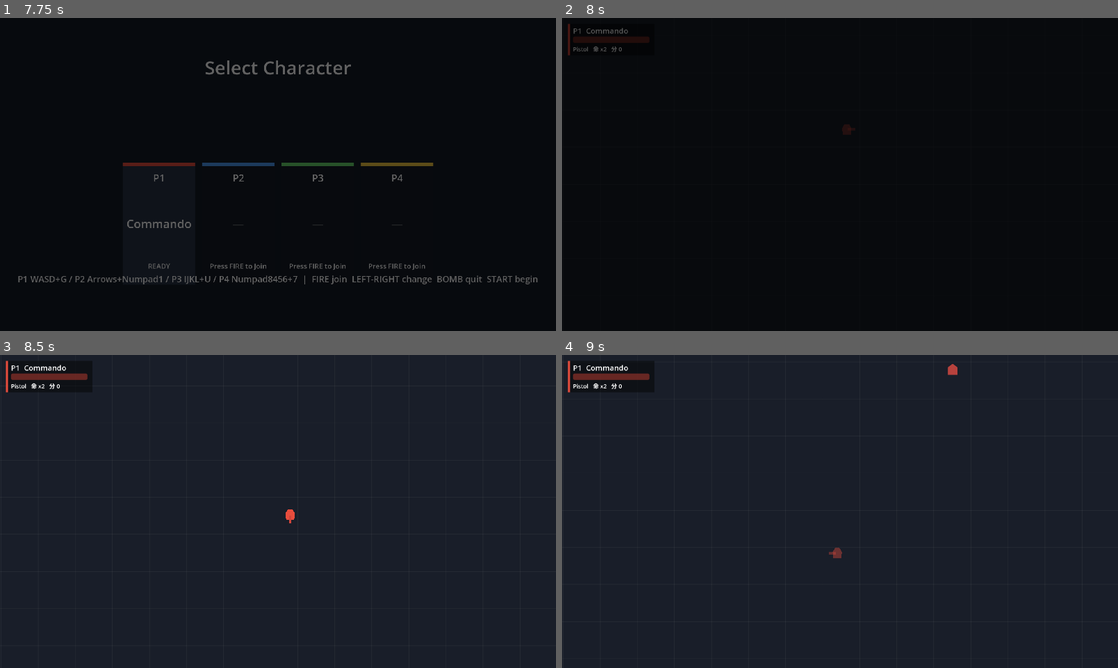
Above: before the commit, frames 1-4 (two rows, left to right).
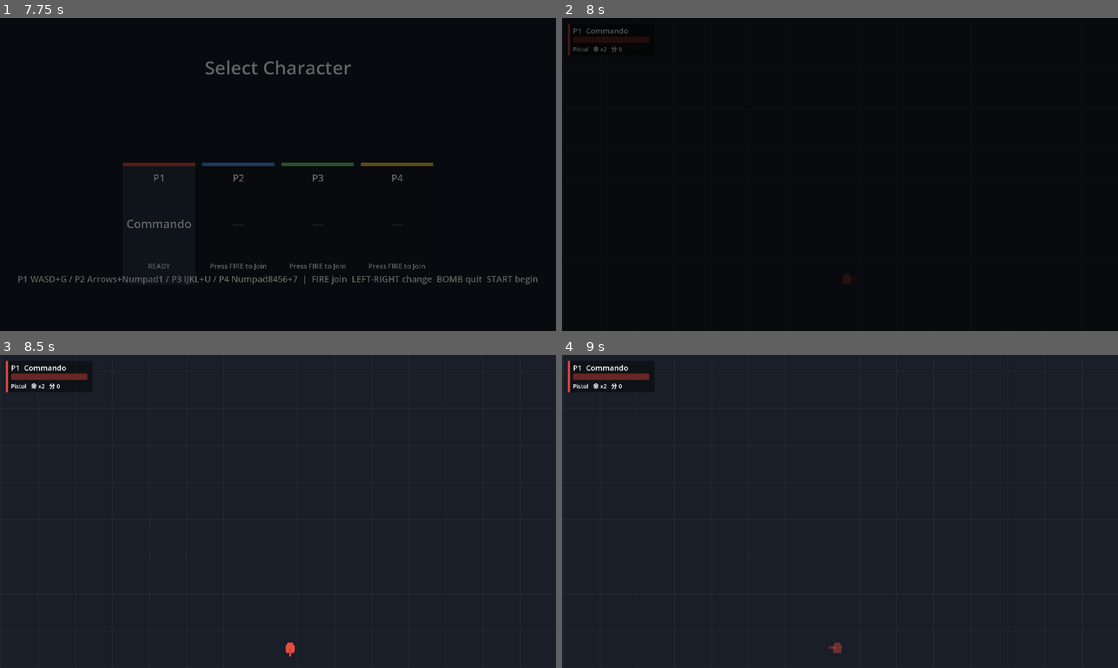
Above: after the commit, the same moments.

Repository: absolve/super_battle
Game: Godot game, scene res://scene/ui/title.tscn
Two runs of this game, one before a commit and one after it. Both use one fixed random seed, a clock stepped at 60 frames per second and the inputs below.
Inputs:
- Up to frame 1 (7.75 s): tap Enter (ui_accept) at 0.5, 0.77, 1.52, 2, 2.75, 3.02, 3.5, 3.77, 4.25, 4.52, 5, 6.02, 6.77, 7.52 s; hold D 0.53-1.28 s; tap G at 0.6, 7.35 s; hold S 1.28-2.03 s; tap H at 1.35 s; hold D 2.03-2.78 s; tap I at 2.1 s; hold W 2.78-3.53 s; tap K at 2.85 s; hold A 3.53-5.03 s; tap J at 3.6 s; tap L at 4.35 s; hold S 5.03-5.78 s; tap U at 5.1 s; hold D 5.78-6.53 s; tap O at 5.85 s; hold W 6.53-7.28 s; tap P at 6.6 s; hold D from 7.28 s (still down)
- Up to frame 2 (8 s): keep holding D
- Up to frame 3 (8.5 s): release D at 8.03 s; hold S from 8.03 s (still down); tap H at 8.1 s
- Up to frame 4 (9 s): release S at 8.78 s; hold A from 8.78 s (still down); tap I at 8.85 s

Frame 1 is identical in both runs. In frame 2, 0.1% of the frame differs, in the area x 50-53%, y 34-85%; in frame 3, 0.1%; in frame 4, 0.2%, in the area x 48-72%, y 2-96%.

Commit message:
更新功能

Diff:
--- a/super_battle/project.godot
+++ b/super_battle/project.godot
@@ -26,7 +26,6 @@
 
 [display]
 
-; 横版 1920x1080；关卡可纵向或横向推进（滚动方向由关卡数据决定）。
 window/size/viewport_width=1920
 window/size/viewport_height=1080
 window/size/window_width_override=960
--- a/super_battle/script/level/base_level.gd
+++ b/super_battle/script/level/base_level.gd
@@ -24,6 +24,9 @@
 
 ## 刷怪间隔倍率，越小越密（供高难度关卡覆盖）。
 @export var spawnIntervalMultiplier: float = 1.0
+
+## 玩家出生点距画面**后方**边缘的距离。
+@export var playerSpawnBackMargin: float = 180.0
 
 ## 玩家活动范围相对屏幕边缘的内缩量。
 @export var viewMargin: float = 70.0
@@ -95,14 +98,18 @@
 	var lateral = getLateral()
 	var lateralSpan = battleCamera.getLateralSpan()
 	var laneWidth = lateralSpan / float(joinedCount)
-	var spawnAhead = battleCamera.getForwardSpan() * 0.15
+	# 出生点放在画面**后方**（不是中央），这样跟随相机不会一开场就把玩家顶到画面最前。
+	var viewRect = battleCamera.getViewRect()
+	var alongA = viewRect.position.dot(forward)
+	var alongB = viewRect.end.dot(forward)
+	var spawnAlong = minf(alongA, alongB) + playerSpawnBackMargin
 	for order in joinedCount:
 		var playerIndex = Game.joinedPlayers[order]
 		var player = PLAYER_SCENE.instantiate()
 		playersRoot.add_child(player)
 		player.setup(playerIndex, Game.selectedCharacters[playerIndex])
 		var lateralOffset = laneWidth * (order + 0.5) - lateralSpan * 0.5
-		player.resetForSpawn(battleCamera.position + forward * spawnAhead + lateral * lateralOffset)
+		player.resetForSpawn(forward * spawnAlong + lateral * lateralOffset)
 		players.append(player)
 
 
@@ -127,7 +134,12 @@
 
 
 func _updateCameraAndBounds(delta: float) -> void:
-	battleCamera.advance(delta)
+	var forward = getForward()
+	var frontAlong = -INF
+	for player in players:
+		if is_instance_valid(player) and player.isAlive:
+			frontAlong = maxf(frontAlong, player.global_position.dot(forward))
+	battleCamera.advance(delta, frontAlong)
 	var viewRect = battleCamera.getViewRect().grow(-viewMargin)
 	for player in players:
 		if is_instance_valid(player):
--- a/super_battle/script/level/battle_camera.gd
+++ b/super_battle/script/level/battle_camera.gd
@@ -1,18 +1,18 @@
 class_name BattleCamera
 extends Camera2D
-## 战斗相机：沿关卡前进方向**匀速推进**，绝不后退。
+## 战斗相机：**跟着玩家走** —— 玩家往前推进，相机才前进；玩家停下，相机也停下。
 ##
 ## **滚动方向由关卡决定**（[member scrollAxis]）：纵向 = 画面向上推进（经典竖版，敌人从上方涌入），
-## 横向 = 画面向右推进。相机本身不跟随玩家 —— 关卡节奏是固定的（速度由 [member scrollSpeed] 决定），
-## 玩家在屏幕范围内自由走位，走得快只会站到画面最前，不会被敌人甩掉，也不会缩短关卡时长。
+## 横向 = 画面向右推进。相机永远不后退（[member travelled] 只增不减）。
 
 enum ScrollAxis {
 	VERTICAL,
 	HORIZONTAL,
 }
 
-## 自动推进速度（像素 / 秒）。关卡节奏由它决定：屏幕匀速前进，玩家在屏内自由走位。
-@export var scrollSpeed: float = 90.0
+## 相机中心停在玩家**前方**（前进方向）的比例 × 画面长度。
+## 0.3 = 相机中心在玩家前方 30% 画面长度处，于是玩家位于画面**后方约 20%** 处、前方留出 80% 视野。
+@export var leadRatio: float = 0.3
 
 ## 滚动方向，在关卡场景里设置。
 @export var scrollAxis: ScrollAxis = ScrollAxis.VERTICAL
@@ -78,8 +78,12 @@
 	return Rect2(position - viewSize * 0.5, viewSize)
 
 
-## 每帧匀速推进。相机**不跟随玩家**：玩家被限制在屏内走位，
-## 因此「冲得快」只会让你站到画面最前，不会缩短关卡时长，也不会把敌人甩到身后。
-func advance(delta: float) -> void:
-	travelled = clampf(travelled + scrollSpeed * delta, 0.0, travelLength)
+## 跟随最靠前的玩家推进（相机只前进不后退）。
+## [param frontAlong] 为最靠前**存活**玩家在前进方向上的投影；没有存活玩家时传 -INF，相机保持不动。
+## 相机中心停在玩家前方 [code]getForwardSpan() * leadRatio[/code] 处，
+## 于是玩家位于画面后方约 20% 处、前方留出大部分视野。
+func advance(_delta: float, frontAlong: float) -> void:
+	if frontAlong > -INF:
+		var lead = getForwardSpan() * leadRatio
+		travelled = clampf(maxf(travelled, frontAlong + lead - startDistance), 0.0, travelLength)
 	position = forward * (startDistance + travelled)
Not shown, changed: dev_plan.md
Not shown, changed: feature_design.md
